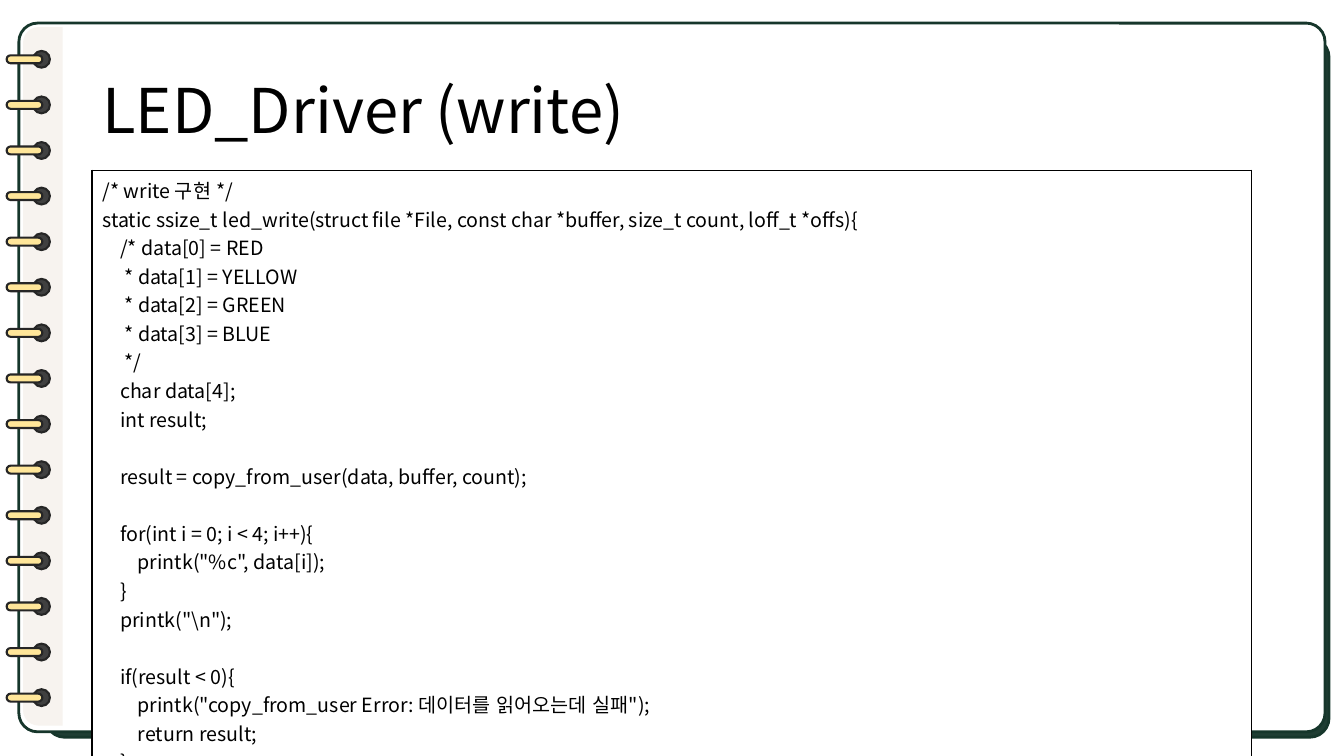
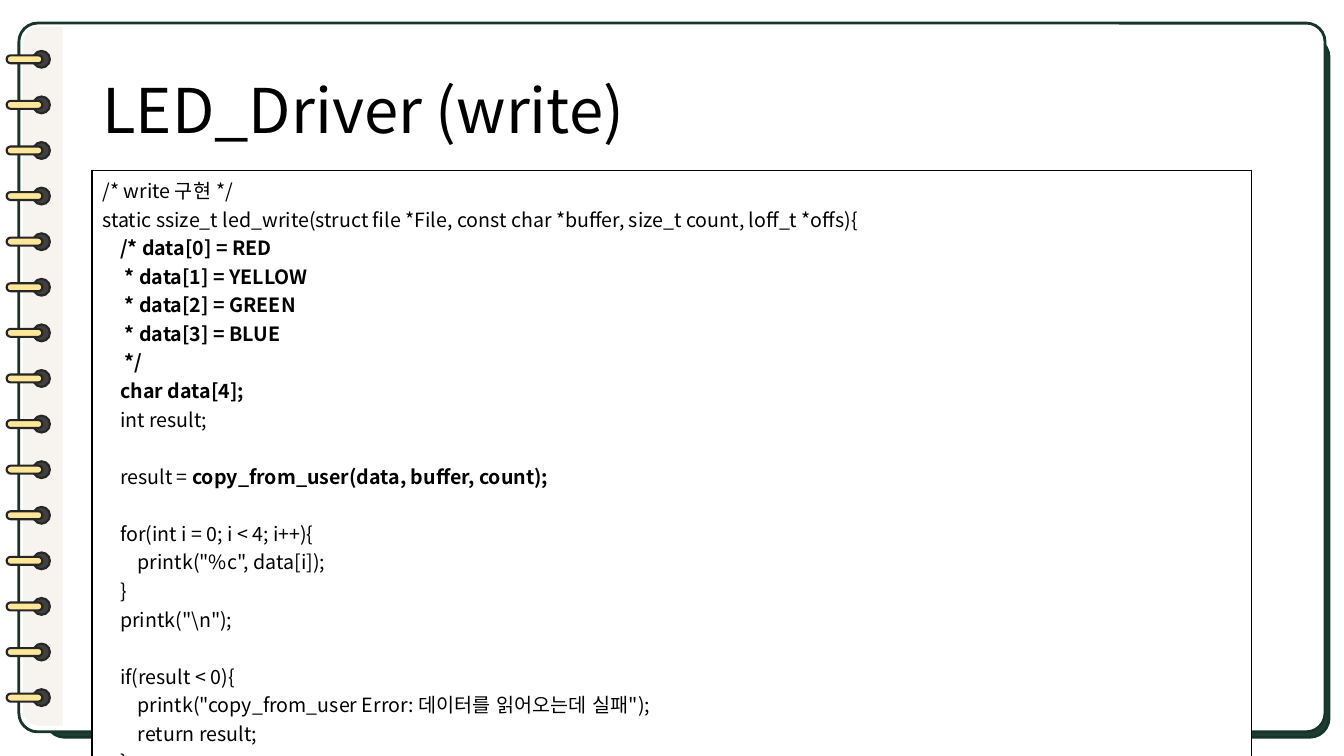
Before and after one commit to binn328/IoT_Project, a slide deck: slide 7 of Documents/2nd_Presentation/IoT_PPT_Font.pptx. Drawn at 1344x756 pixels with LibreOffice and Linux fonts; fonts in the diff are those of the drawing. Boxes give left, top, right and bottom in pixels: in the first picture for what was removed or moved away, otherwise in the second. Text is boxed around its words. In the diff, an @@ line names an element or a change of style, - is before the commit and + after.

```diff
--- a/Documents/2nd_Presentation/IoT_PPT_Font.pptx
+++ b/Documents/2nd_Presentation/IoT_PPT_Font.pptx
@@ table at (93, 170, 1252, 749) @@
@@ bold on in "/* data[0] = RED", "* data[1] = YELLOW", "* data[2] = GREEN", "* data[3] = BLUE" and 3 more places @@
```
Also in this commit, not shown: 3 other slides changed.
